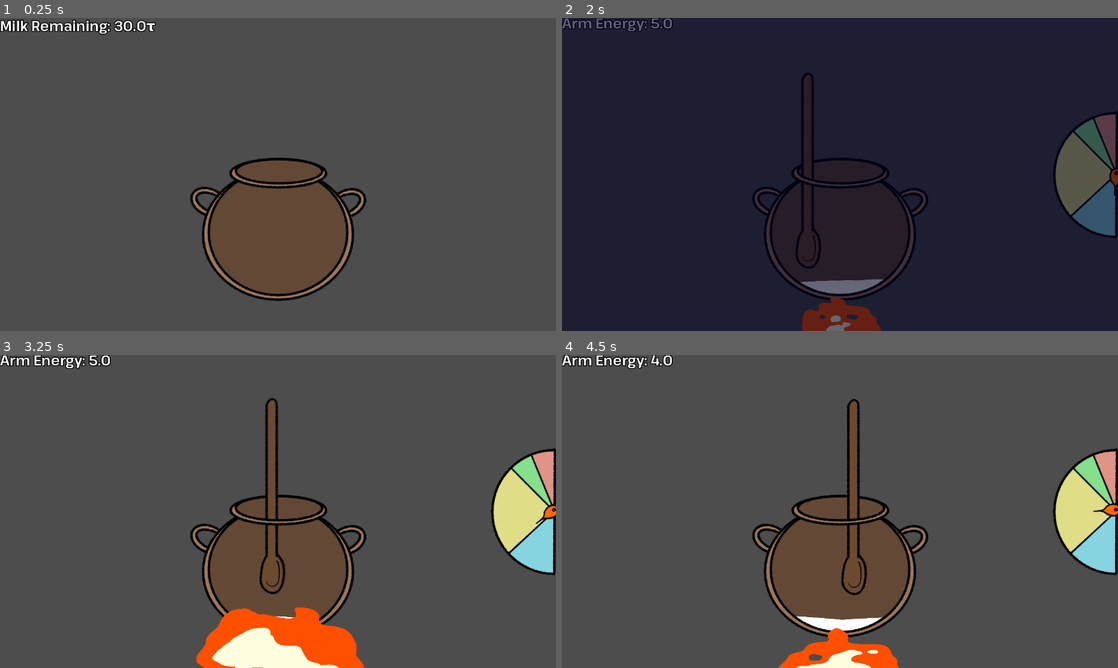
Above: before the commit, frames 1-4 (two rows, left to right).
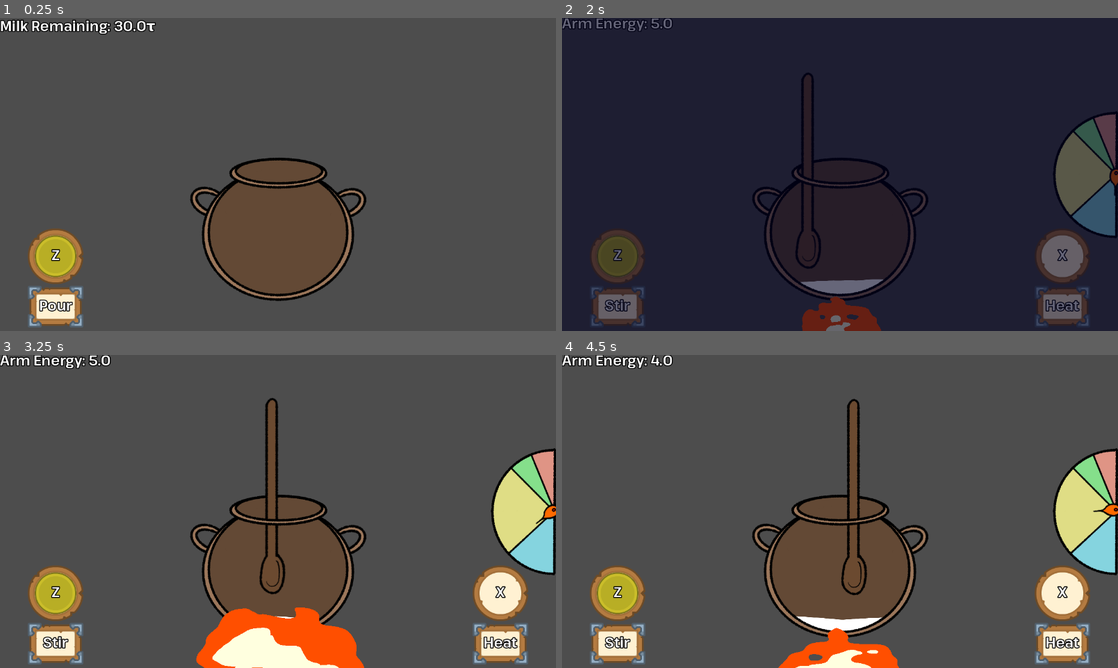
Above: after the commit, the same moments.

Repository: HauntedBees/olympus-mountain-creamery
Game: Godot game, scene res://game_scenes/01_make_yog/make_yog.tscn
Same seed, same stepped clock (60 frames per second), same inputs: the game is played once before the commit and once after it.
Inputs (mouse positions are in pixels of both pictures, inside the frame that each line leads up to):
- Up to frame 1 (0.25 s): no input
- Up to frame 2 (2 s): tap Enter at 0.5 s; move the mouse to (962, 158) at 0.52 s; hold Z (button_one) 0.53-1.28 s; click (962, 158) at 0.67 s; move the mouse to (728, 190) at 1.27 s; tap Z (button_one) at 1.35 s; click (728, 190) at 1.42 s
- Up to frame 3 (3.25 s): move the mouse to (333, 442) at 2.02 s; hold X (button_two) 2.03-2.78 s; click (333, 442) at 2.17 s; tap Z (button_one) at 2.3, 2.85 s; move the mouse to (250, 574) at 2.77 s; click (250, 574) at 2.92 s
- Up to frame 4 (4.5 s): move the mouse to (1006, 558) at 3.52 s; hold Z (button_one) 3.53-4.28 s; click (1006, 558) at 3.67 s; move the mouse to (673, 464) at 4.27 s; tap X (button_two) at 4.35 s; click (673, 464) at 4.42 s

The runs differ from the first frame. In frame 1, 2.6% of the frame differs, in the area x 5-15%, y 67-99%; in frame 2, 4.1%; in frame 3, 5.2%, in the area x 5-95%, y 67-99%; in frame 4, 5.2%.

Commit message:
on-screen buttons for yogurt process

Diff:
--- a/game_scenes/01_make_yog/make_yog.gd
+++ b/game_scenes/01_make_yog/make_yog.gd
@@ -6,6 +6,8 @@
 @onready var temp_meter: TempMeter = %TempMeter
 @onready var ice_container: IceBath = %IceContainer
 @onready var yog_jars: Control = %YogJars
+@onready var left_btn: VertPrompt = %LeftBtn
+@onready var right_btn: VertPrompt = %RightBtn
 
 func _ready() -> void:
 	_change_state(PourMilkState.new(self, MilkPotData.new()))
--- a/game_scenes/01_make_yog/make_yog.tscn
+++ b/game_scenes/01_make_yog/make_yog.tscn
@@ -1,9 +1,10 @@
-[gd_scene load_steps=7 format=3 uid="uid://ppx0mkhv67k6"]
+[gd_scene load_steps=8 format=3 uid="uid://ppx0mkhv67k6"]
 
 [ext_resource type="Script" path="res://game_scenes/01_make_yog/make_yog.gd" id="1_e2rrb"]
 [ext_resource type="Shader" uid="uid://76asy4soysao" path="res://game_scenes/01_make_yog/fire.tres" id="4_1emc4"]
 [ext_resource type="PackedScene" uid="uid://c7ggwfed6pagk" path="res://game_scenes/01_make_yog/boil_pot.tscn" id="4_us5hp"]
 [ext_resource type="PackedScene" uid="uid://bvqiad5oamvxy" path="res://game_scenes/01_make_yog/temp_meter.tscn" id="5_sycg0"]
+[ext_resource type="PackedScene" uid="uid://4f3hwjrkf0my" path="res://game_scenes/03_shop/vert_prompt.tscn" id="6_2mk1b"]
 [ext_resource type="Script" path="res://game_scenes/01_make_yog/ice_bath.gd" id="6_ojxcj"]
 
 [sub_resource type="ShaderMaterial" id="ShaderMaterial_lkslk"]
@@ -14,6 +15,7 @@
 shader_parameter/inner_threshold = 0.4
 shader_parameter/outer_threshold = 0.15
 shader_parameter/soft_edge = 0.0
+shader_parameter/time_mult = 1.0
 shader_parameter/center = Vector2(0.5, 1.1)
 shader_parameter/OCTAVES = 6
 
@@ -112,6 +114,41 @@
 grow_horizontal = 2
 grow_vertical = 2
 
+[node name="MainMenu" type="MarginContainer" parent="."]
+unique_name_in_owner = true
+layout_mode = 1
+anchors_preset = 12
+anchor_top = 1.0
+anchor_right = 1.0
+anchor_bottom = 1.0
+offset_top = -236.0
+grow_horizontal = 2
+grow_vertical = 0
+theme_override_constants/margin_left = 64
+theme_override_constants/margin_right = 64
+theme_override_constants/margin_bottom = 8
+
+[node name="Info" type="HBoxContainer" parent="MainMenu"]
+layout_mode = 2
+theme_override_constants/separation = 32
+alignment = 1
+
+[node name="LeftBtn" parent="MainMenu/Info" instance=ExtResource("6_2mk1b")]
+unique_name_in_owner = true
+layout_mode = 2
+text = "Offer"
+state = 0
+
+[node name="VSeparator" type="VSeparator" parent="MainMenu/Info"]
+layout_mode = 2
+size_flags_horizontal = 3
+
+[node name="RightBtn" parent="MainMenu/Info" instance=ExtResource("6_2mk1b")]
+unique_name_in_owner = true
+layout_mode = 2
+text = "Next"
+state = 1
+
 [node name="Transition" type="ColorRect" parent="."]
 unique_name_in_owner = true
 layout_mode = 1
--- a/game_scenes/01_make_yog/states/cool_milk.gd
+++ b/game_scenes/01_make_yog/states/cool_milk.gd
@@ -13,6 +13,8 @@
 	_make_yog.temp_meter.cold = true
 	_make_yog.ice_container.visible = true
 	_make_yog.ice_container.ice_amount = 50
+	_make_yog.left_btn.text = "Ice"
+	_make_yog.right_btn.text = "Next"
 	_make_yog.info_label.text = ""
 
 func clean() -> void:
--- a/game_scenes/01_make_yog/states/fill_jars.gd
+++ b/game_scenes/01_make_yog/states/fill_jars.gd
@@ -17,6 +17,8 @@
 	_make_yog.boil_pot.visible = false
 	_root = _make_yog.yog_jars
 	_root.visible = true
+	_make_yog.left_btn.text = "Pour"
+	_make_yog.right_btn.text = "Flavor"
 	_add_yog()
 	_update_milk_label()
 
--- a/game_scenes/01_make_yog/states/heat_milk.gd
+++ b/game_scenes/01_make_yog/states/heat_milk.gd
@@ -28,6 +28,8 @@
 	_spoon.visible = true
 	_energy = Player.data.arm_energy
 	_max_energy = _energy
+	_make_yog.left_btn.text = "Stir"
+	_make_yog.right_btn.text = "Heat"
 	_update_energy_label()
 
 func update(delta: float) -> void:
--- a/game_scenes/01_make_yog/states/pour_milk.gd
+++ b/game_scenes/01_make_yog/states/pour_milk.gd
@@ -6,6 +6,9 @@
 
 func initialize() -> void:
 	_update_milk_label()
+	_make_yog.left_btn.text = "Pour"
+	_make_yog.right_btn.text = "Next"
+	_make_yog.right_btn.toggle_visibility(Player.options.multiple_milk_pours)
 
 func update(delta: float) -> void:
 	if Player.options.multiple_milk_pours && Input.is_action_just_pressed("button_two"):
@@ -25,6 +28,9 @@
 	elif _did_start_pouring && !Player.options.multiple_milk_pours:
 		_finish_pouring()
 
+func clean() -> void:
+	_make_yog.right_btn.toggle_visibility(true)
+
 ## Fills up faster at start and end than middle.
 func _fill_formula(current_amount: float) -> float:
 	return 1.0 + pow(2.0 * (0.25 + current_amount) - 1.0, 2.0) * 3.0
